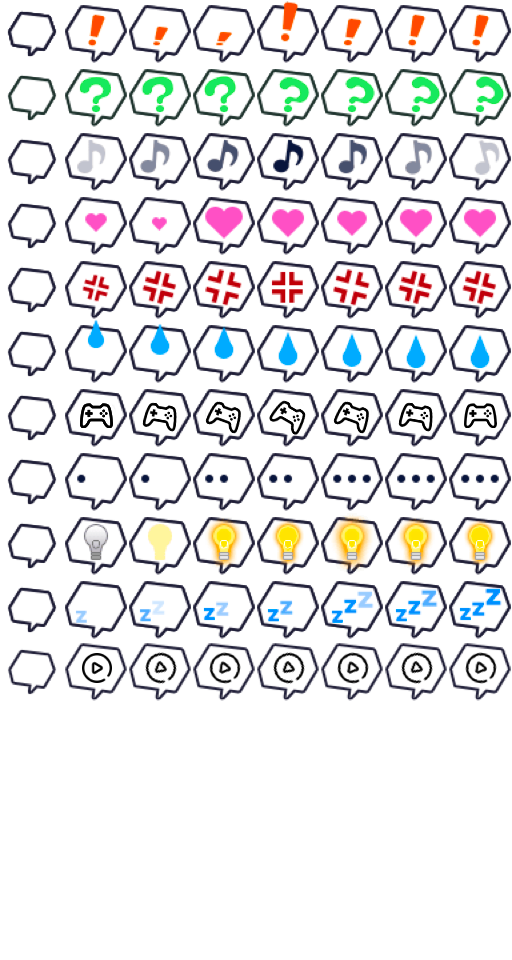
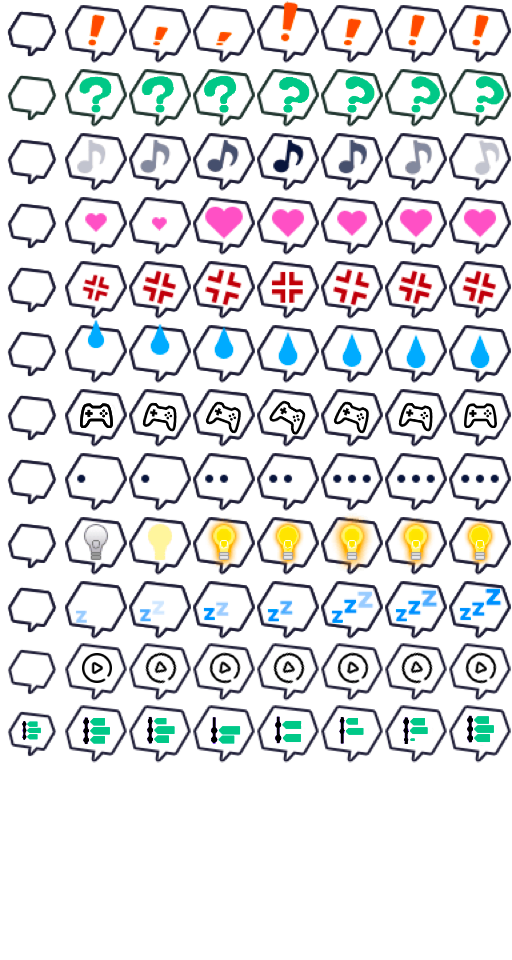
Layer changes from the first 512 x 960 image to the second:
added layer "Calque 12" above "Calque 11" over [27, 76, 504, 744]
added layer "Calque 11" above "Calque 2" over [22, 715, 473, 744]
added layer "Calque 2" above "Groupe 7" over [22, 721, 41, 740]
added group "Groupe 7" with 2 layers above "Groupe 6" over [65, 705, 127, 762]
added layer "Calque 3" in group "Groupe 7" over [83, 717, 110, 745]
added group "Groupe 6" with 2 layers above "Groupe 5" over [129, 705, 191, 762]
added layer "Calque 4" in group "Groupe 6" over [147, 716, 177, 744]
added layer "Rectangle 1" (2nd of 7, in "Groupe 6") in group "Groupe 6" over [129, 705, 191, 762]
added group "Groupe 5" with 2 layers above "Groupe 4" over [193, 705, 255, 762]
added layer "Calque 5" in group "Groupe 5" over [210, 717, 241, 744]
added layer "Rectangle 1" (3rd of 7, in "Groupe 5") in group "Groupe 5" over [193, 705, 255, 762]
added group "Groupe 4" with 2 layers above "Groupe 3" over [257, 705, 319, 762]
added layer "Calque 6" in group "Groupe 4" over [274, 716, 305, 744]
added layer "Rectangle 1" (4th of 7, in "Groupe 4") in group "Groupe 4" over [257, 705, 319, 762]
added group "Groupe 3" with 2 layers above "Groupe 1" over [321, 705, 383, 762]
added layer "Calque 7" in group "Groupe 3" over [339, 717, 364, 744]
added layer "Rectangle 1" (5th of 7, in "Groupe 3") in group "Groupe 3" over [321, 705, 383, 762]
added group "Groupe 1" with 2 layers above "Groupe 2" over [385, 705, 447, 762]
added layer "Calque 8" in group "Groupe 1" over [403, 717, 433, 744]
added layer "Rectangle 1" (6th of 7, in "Groupe 1") in group "Groupe 1" over [385, 705, 447, 762]
added group "Groupe 2" with 2 layers above "Teinte/Saturation 1" over [449, 705, 511, 761]
added layer "Calque 9" in group "Groupe 2" over [467, 715, 494, 746]
added layer "Rectangle 1" (7th of 7, in "Groupe 2") in group "Groupe 2" over [449, 705, 511, 761]
added layer "Calque 10" above "Calque 1" over [7, 705, 511, 763]
